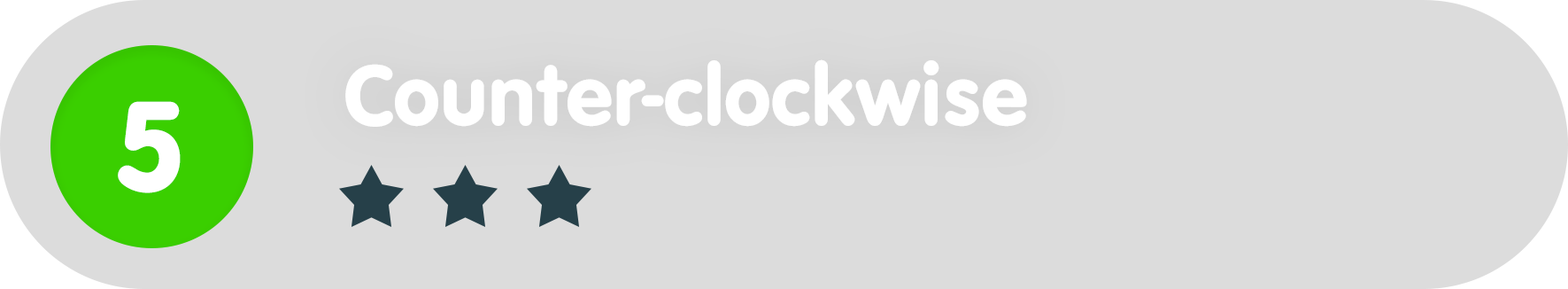
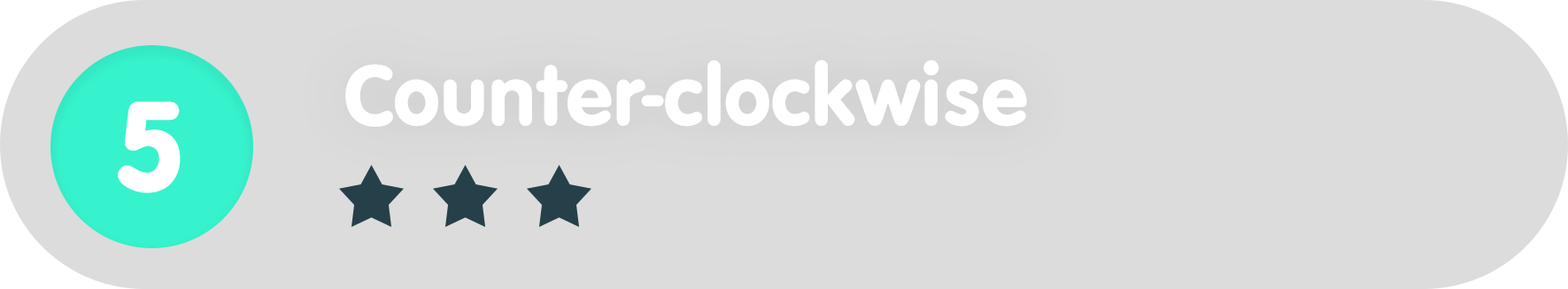
Before/after of a 1568 x 289 layered artwork. What changed in the layer stack:
painted on "Ellipse_green" over [50, 45, 254, 248]
